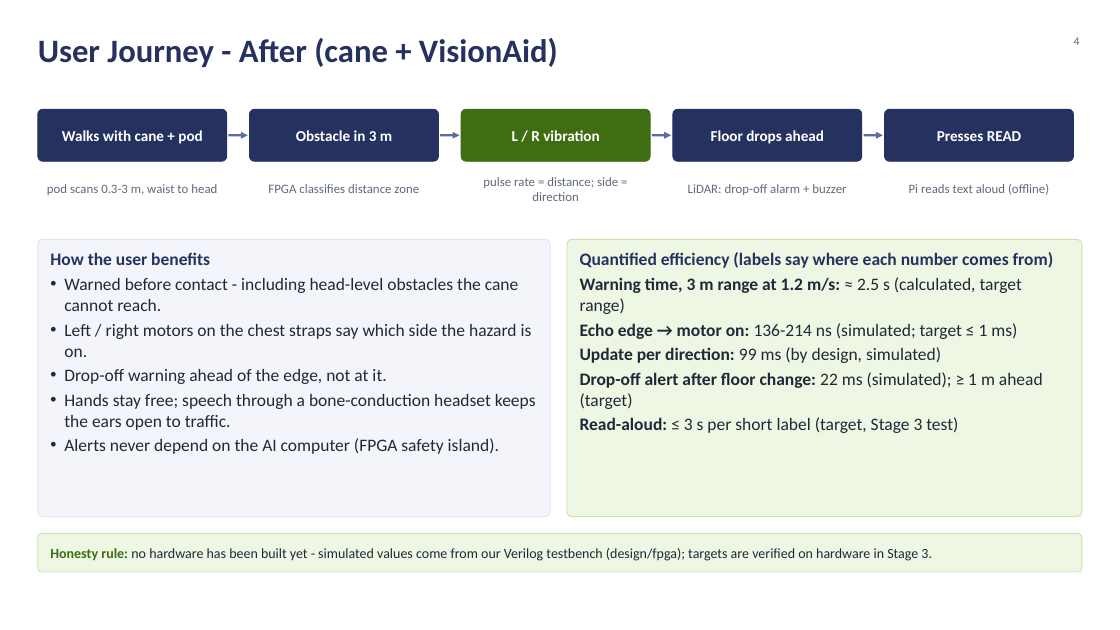
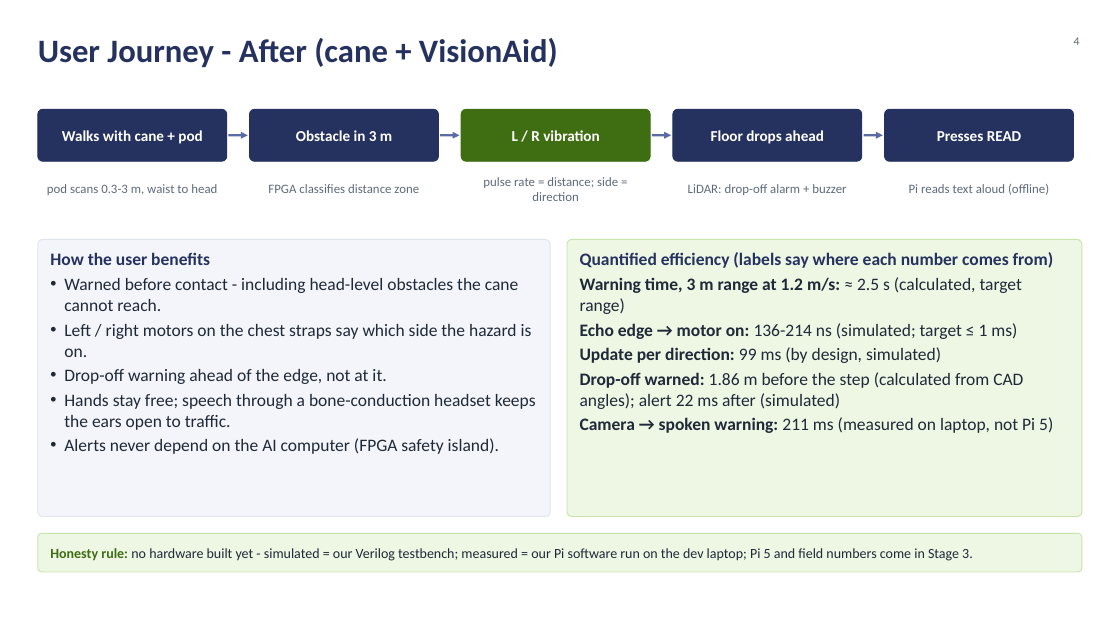
Before and after one commit to silentaf/viswa_id1, a slide deck: slide 4 of ppt/VisionAid_Stage2_Design_Deck.pptx. Drawn at 1120x630 pixels with LibreOffice and Linux fonts; fonts in the diff are those of the drawing; background and template pictures are left out. Boxes give left, top, right and bottom in pixels: in the first picture for what was removed or moved away, otherwise in the second. Text is boxed around its words. In the diff, an @@ line names an element or a change of style, - is before the commit and + after.

```diff
--- a/ppt/VisionAid_Stage2_Design_Deck.pptx
+++ b/ppt/VisionAid_Stage2_Design_Deck.pptx
@@ text at (x1=580, y1=372, x2=1053, y2=433): text changed @@
-• Drop-off alert after floor change: 22 ms (simulated); ≥ 1 m ahead (target)
-• Read-aloud: ≤ 3 s per short label (target, Stage 3 test)
+• Drop-off warned: 1.86 m before the step (calculated from CAD angles); alert 22 ms after (simulated)
+• Camera → spoken warning: 211 ms (measured on laptop, not Pi 5)
@@ text at (x1=50, y1=548, x2=973, y2=561): text changed @@
-Honesty rule: no hardware has been built yet - simulated values come from our Verilog testbench (design/fpga); targets are verified on hardware in Stage 3.
+Honesty rule: no hardware built yet - simulated = our Verilog testbench; measured = our Pi software run on the dev laptop; Pi 5 and field numbers come in Stage 3.
```
Also in this commit, not shown: 9 other slides changed, 2 slides added, 3 other files.
